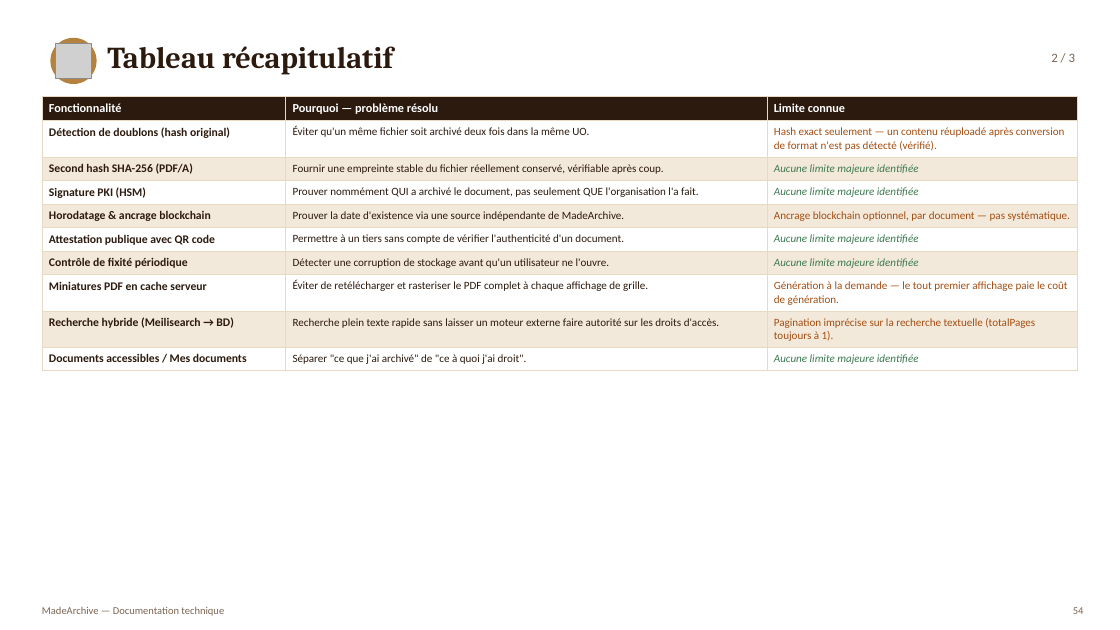
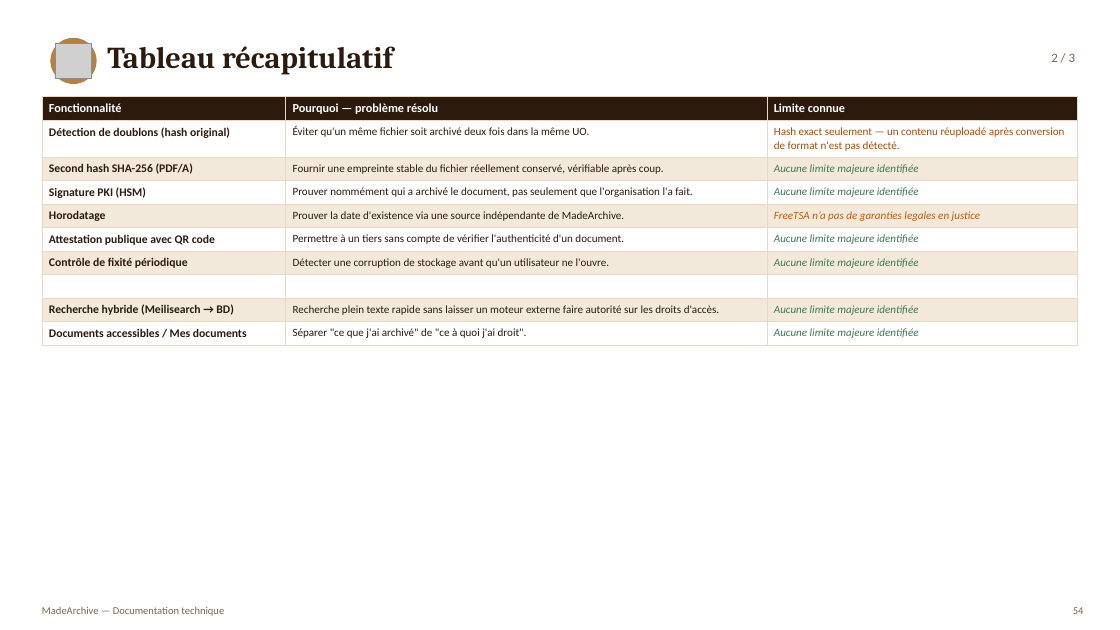
Before and after one commit to Lloyd-koutele/MadeArchive, a slide deck: slide 46 of docs/documentation-application.pptx (slide 54 before the commit). Drawn at 1120x630 pixels with LibreOffice and Linux fonts; fonts in the diff are those of the drawing; grey boxes stand for pictures. Boxes give left, top, right and bottom in pixels: in the first picture for what was removed or moved away, otherwise in the second. Text is boxed around its words. In the diff, an @@ line names an element or a change of style, - is before the commit and + after.

```diff
--- a/docs/documentation-application.pptx
+++ b/docs/documentation-application.pptx
@@ table at (42,97,1078,344) @@
-row 2, column 3: Hash exact seulement — un contenu réuploadé après conversion de format n'est pas détecté (vérifié).
+row 2, column 3: Hash exact seulement — un contenu réuploadé après conversion de format n'est pas détecté.
-row 4, column 2: Prouver nommément QUI a archivé le document, pas seulement QUE l'organisation l'a fait.
+row 4, column 2: Prouver nommément qui a archivé le document, pas seulement que l'organisation l'a fait.
-row 5, column 1: Horodatage & ancrage blockchain
+row 5, column 1: Horodatage
-row 5, column 3: Ancrage blockchain optionnel, par document — pas systématique.
+row 5, column 3: FreeTSA n’a pas de garanties legales en justice
-row 8: Miniatures PDF en cache serveur | Éviter de retélécharger et rasteriser le PDF complet à chaque affichage de grille. | Génération à la demande — le tout premier affichage paie le coût de génération.
+row 8:  |  | 
-row 9, column 3: Pagination imprécise sur la recherche textuelle (totalPages toujours à 1).
+row 9, column 3: Aucune limite majeure identifiée
```
Also in this commit, not shown: 29 other slides changed, 8 slides removed, 15 other files.
